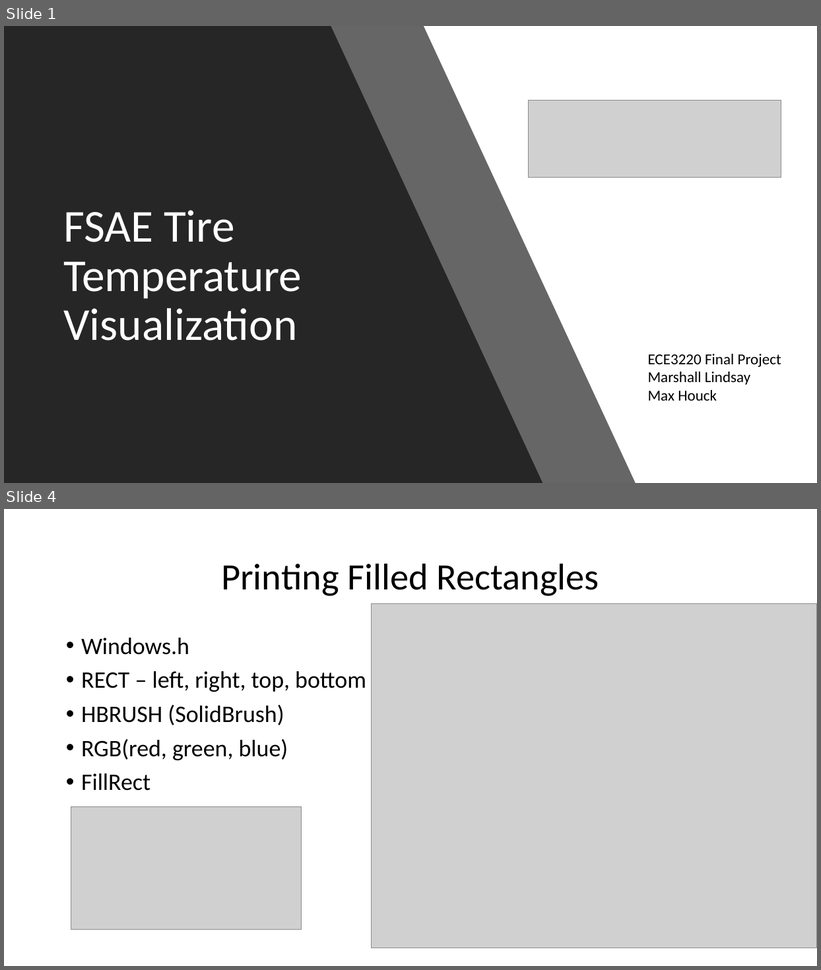
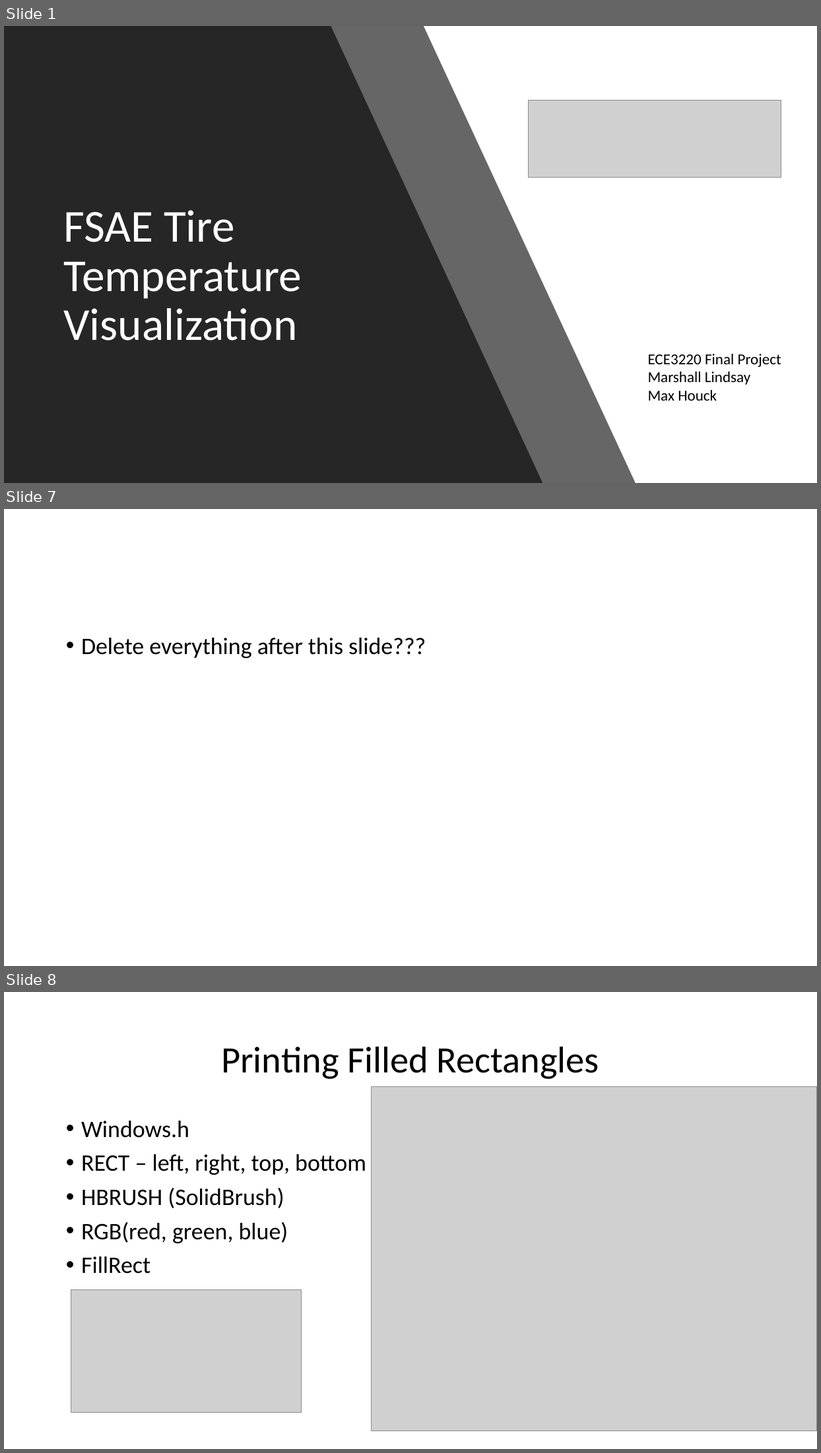
Before and after one commit to maxhouck/ECE3220FinalProject, a slide deck: Final.pptx. Shown one above the other, each under a label of ours: slides 1 and 4 before the commit, slides 1, 7 and 8 after it; the slides between them are not shown. The pictures are 821x970 and 821x1453 pixels, drawn with LibreOffice and Linux fonts; fonts in the diff are those of the drawing; grey boxes stand for pictures. Boxes give left, top, right and bottom in pixels: in the first picture for what was removed or moved away, otherwise in the second. Text is boxed around its words. In the diff, an @@ line names an element or a change of style, - is before the commit and + after.

```diff
--- a/Final.pptx
+++ b/Final.pptx
@@ slide 7 added at box(4, 509, 817, 966), background #FFFFFF @@
@@ text added at box(81, 638, 426, 658), 28 pt, text #000000 @@
+• Delete everything after this slide???
@@ what was slide 4 is now slide 8 @@
```
Also in this commit, not shown: 5 other slides added, 2 slides removed, 1 other file.
